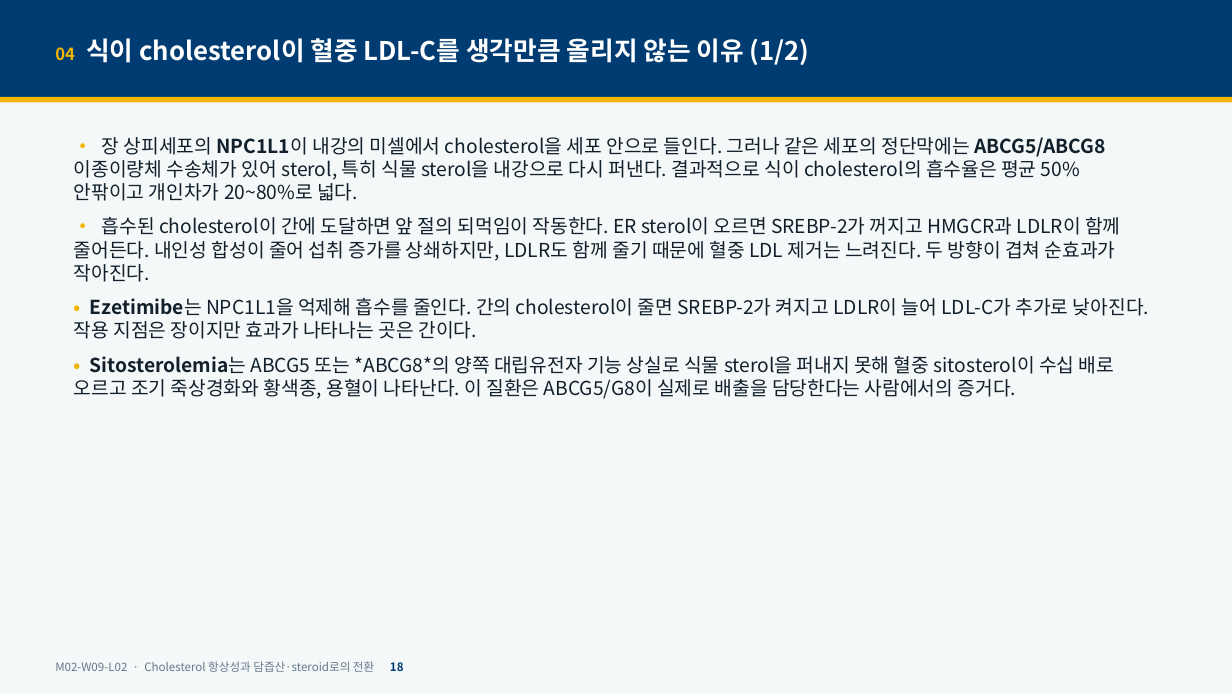
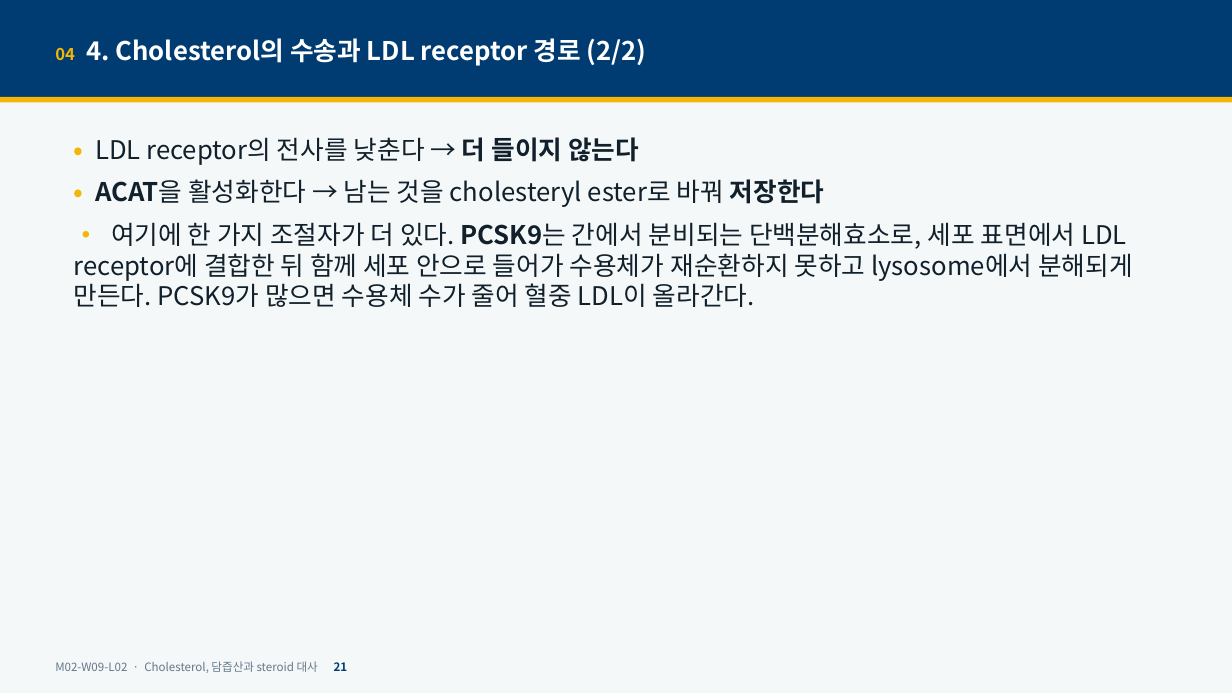
Before and after one commit to hoperiasd2/hoperiasd2.github.io, a slide deck: slide 21 of curriculum/M02/W09/L02/slides.pptx (slide 18 before the commit). Drawn at 1232x693 pixels with LibreOffice and Linux fonts; fonts in the diff are those of the drawing. Boxes give left, top, right and bottom in pixels: in the first picture for what was removed or moved away, otherwise in the second. Text is boxed around its words. In the diff, an @@ line names an element or a change of style, - is before the commit and + after.

```diff
--- a/curriculum/M02/W09/L02/slides.pptx
+++ b/curriculum/M02/W09/L02/slides.pptx
@@ text at (55, 38, 647, 66): text changed @@
-04 식이 cholesterol이 혈중 LDL-C를 생각만큼 올리지 않는 이유 (1/2)
+04 4. Cholesterol의 수송과 LDL receptor 경로 (2/2)
@@ text at (74, 137, 1133, 307): text changed; size 15 to 20 pt @@
-• 장 상피세포의 NPC1L1이 내강의 미셀에서 cholesterol을 세포 안으로 들인다. 그러나 같은 세포의 정단막에는 ABCG5/ABCG8 이종이량체 수송체가 있어 sterol, 특히 식물 sterol을 내강으로 다시 퍼낸다. 결과적으로 식이 cholesterol의 흡수율은 평균 50% 안팎이고 개인차가 20~80%로 넓다.
-• 흡수된 cholesterol이 간에 도달하면 앞 절의 되먹임이 작동한다. ER sterol이 오르면 SREBP-2가 꺼지고 HMGCR과 LDLR이 함께 줄어든다. 내인성 합성이 줄어 섭취 증가를 상쇄하지만, LDLR도 함께 줄기 때문에 혈중 LDL 제거는 느려진다. 두 방향이 겹쳐 순효과가 작아진다.
-• Ezetimibe는 NPC1L1을 억제해 흡수를 줄인다. 간의 cholesterol이 줄면 SREBP-2가 켜지고 LDLR이 늘어 LDL-C가 추가로 낮아진다. 작용 지점은 장이지만 효과가 나타나는 곳은 간이다.
-• Sitosterolemia는 ABCG5 또는 *ABCG8*의 양쪽 대립유전자 기능 상실로 식물 sterol을 퍼내지 못해 혈중 sitosterol이 수십 배로 오르고 조기 죽상경화와 황색종, 용혈이 나타난다. 이 질환은 ABCG5/G8이 실제로 배출을 담당한다는 사람에서의 증거다.
+• LDL receptor의 전사를 낮춘다 → 더 들이지 않는다
+• ACAT을 활성화한다 → 남는 것을 cholesteryl ester로 바꿔 저장한다
+• 여기에 한 가지 조절자가 더 있다. PCSK9는 간에서 분비되는 단백분해효소로, 세포 표면에서 LDL receptor에 결합한 뒤 함께 세포 안으로 들어가 수용체가 재순환하지 못하고 lysosome에서 분해되게 만든다. PCSK9가 많으면 수용체 수가 줄어 혈중 LDL이 올라간다.
@@ text at (55, 661, 348, 673): text changed @@
-M02-W09-L02 · Cholesterol 항상성과 담즙산·steroid로의 전환 18
+M02-W09-L02 · Cholesterol, 담즙산과 steroid 대사 21
```
Also in this commit, not shown: 32 other slides changed, 11 slides added, 10 slides removed, 10 other files.
